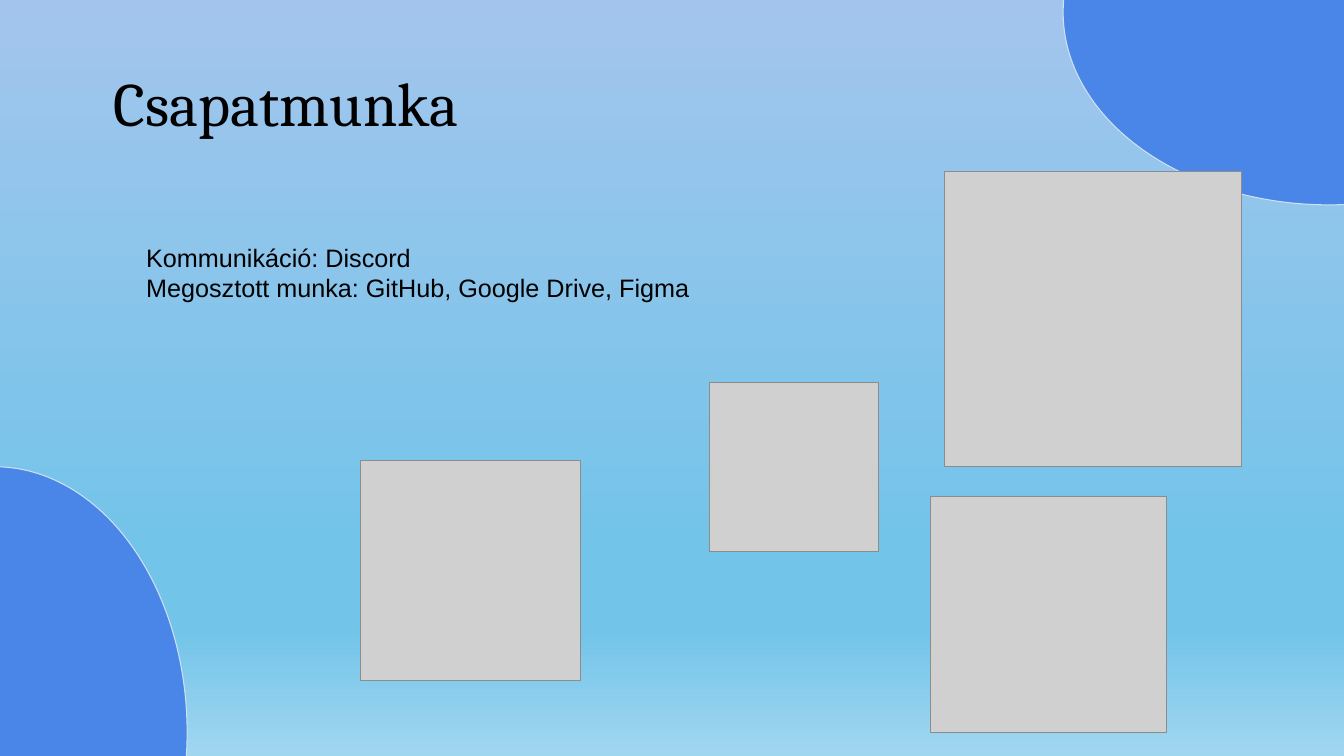
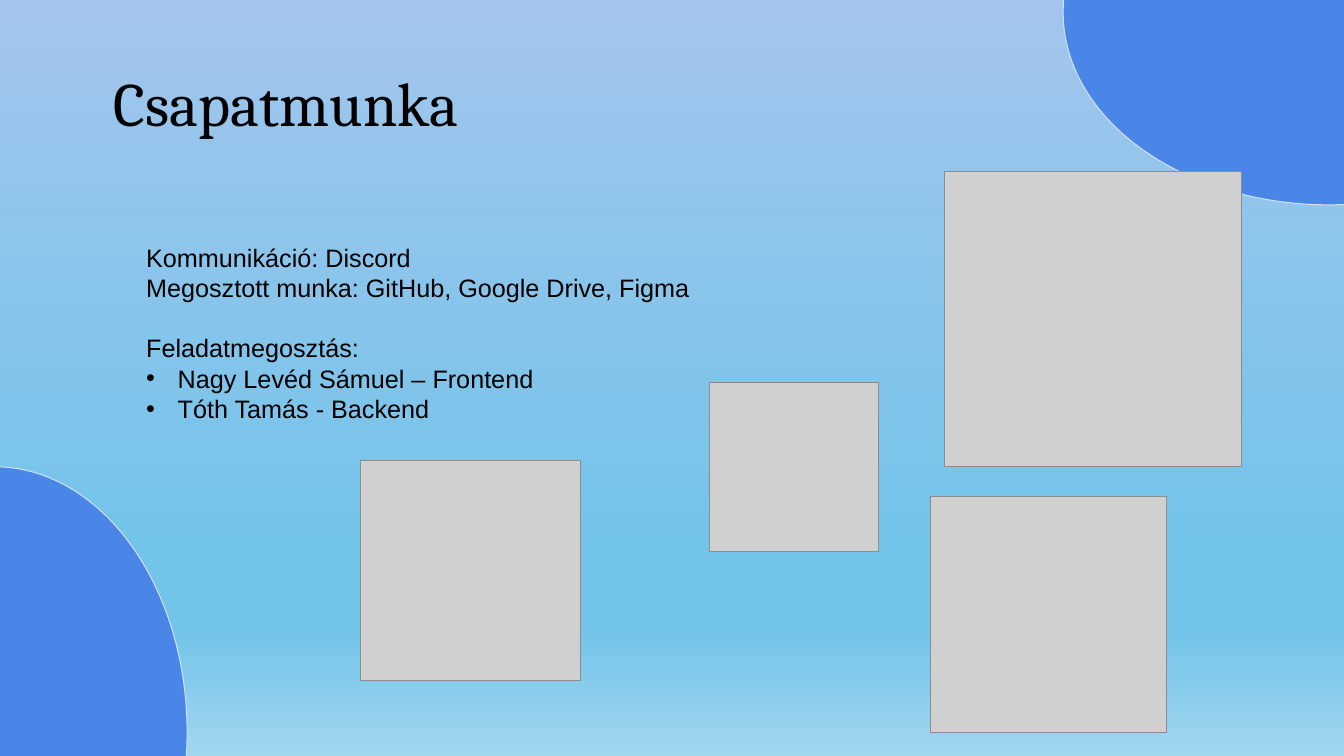
Before and after one commit to nagyls/13_S2_5_vizsgaremek, a slide deck: slide 12 of dokumentumok/Prezentáció_NagyLevedSamuel_TothTamas.pptx. Drawn at 1344x756 pixels with LibreOffice and Linux fonts; fonts in the diff are those of the drawing; grey boxes stand for pictures. Boxes give left, top, right and bottom in pixels: in the first picture for what was removed or moved away, otherwise in the second. Text is boxed around its words. In the diff, an @@ line names an element or a change of style, - is before the commit and + after.

```diff
--- a/dokumentumok/Prezentáció_NagyLevedSamuel_TothTamas.pptx
+++ b/dokumentumok/Prezentáció_NagyLevedSamuel_TothTamas.pptx
@@ text at (146, 338, 534, 419): paragraphs added @@
+Feladatmegosztás:
+• Nagy Levéd Sámuel – Frontend
+• Tóth Tamás - Backend
```
Also in this commit, not shown: 4 other slides changed, 1 slide added, 1 slide removed.
